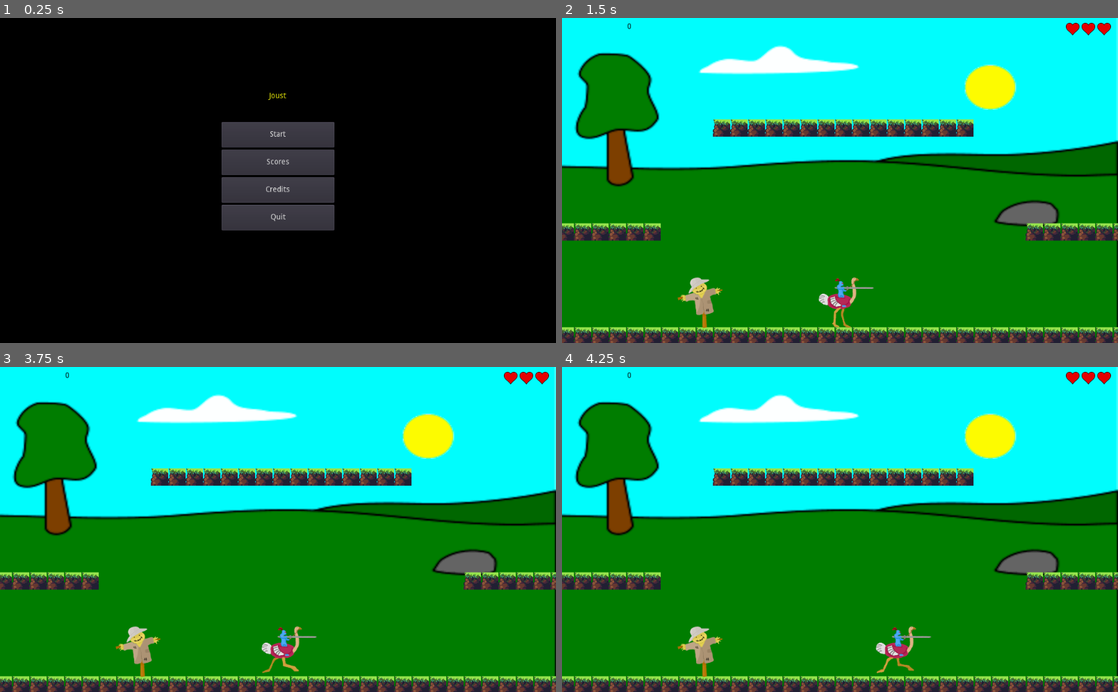
Above: before the commit, frames 1-4 (two rows, left to right).
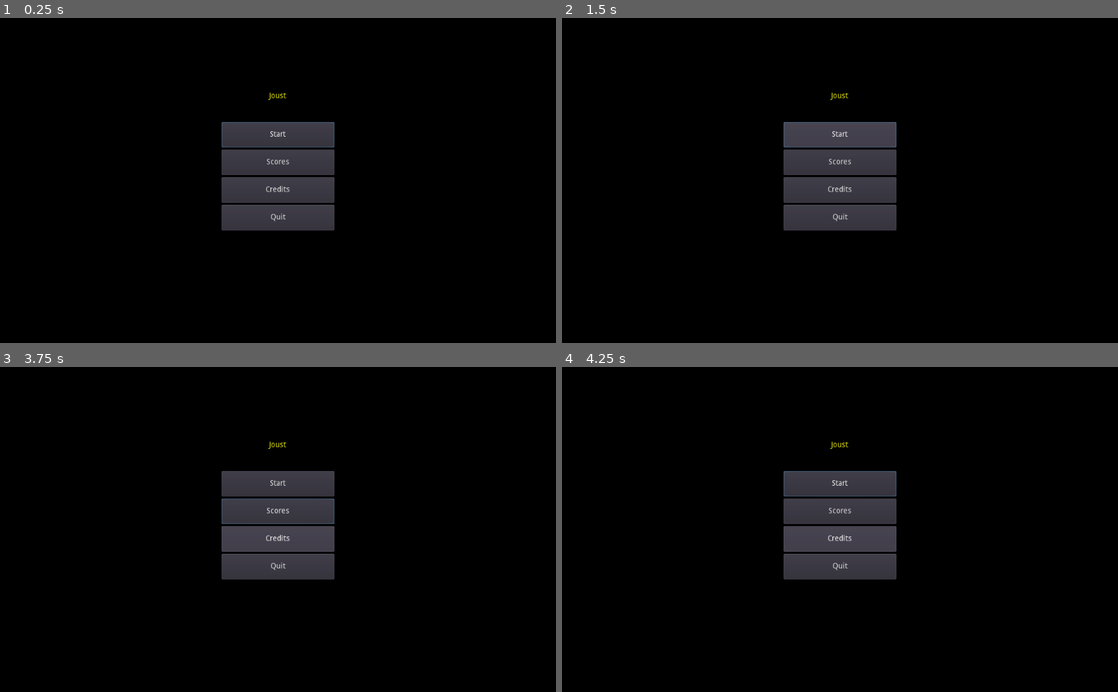
Above: after the commit, the same moments.

Repository: agoryu/Joust
Game: Godot game, scene res://Screens/Menu.tscn
Same seed, same stepped clock (60 frames per second), same inputs: the game is played once before the commit and once after it.
Inputs (mouse positions are in pixels of both pictures, inside the frame that each line leads up to):
- Up to frame 1 (0.25 s): no input
- Up to frame 2 (1.5 s): click "Start" at 0.5 s; click (840, 135) at 1.25 s, where only the run after the commit has a clickable "Start"
- Up to frame 3 (3.75 s): click (278, 510) at 2 s, where only the run after the commit has a clickable "Scores"; click (278, 539) at 2.75 s, where only the run after the commit has a clickable "Credits"; tap Enter (ui_accept) at 3.5 s; hold Right (ui_right) from 3.53 s (still down); hold Enter (ui_accept) from 3.53 s (still down)
- Up to frame 4 (4.25 s): keep holding Right (ui_right); keep holding Enter (ui_accept)

The runs differ from the first frame. In frame 1, less than 0.1% of the frame differs, in the area x 39-61%, y 32-40%; in frame 2, 100%, in the area x 0-100%, y 0-100%; in frame 3, 99%; in frame 4, 99%.

Commit message:
ajout du menu pause

Diff:
--- a/Actors/Actor.gd
+++ b/Actors/Actor.gd
@@ -5,7 +5,7 @@
 onready var screen_size = get_viewport_rect().size
 
 export (int) var gravity = 3000.0
-export var speed: = Vector2(300.0, 600.0)
+export var speed: = Vector2(400.0, 600.0)
 export var acceleration = 7
 export var NB_JUMP_MAX = 5
 
--- a/Actors/Player.gd
+++ b/Actors/Player.gd
@@ -15,7 +15,7 @@
 	current_direction = Input.get_action_strength("ui_right") - Input.get_action_strength("ui_left")
 	return Vector2(
 		current_direction,
-		-1.0 if Input.get_action_strength("ui_up") else 1.0 #and is_on_floor() else 1.0
+		-1.0 if Input.get_action_strength("ui_up") || Input.get_action_strength("ui_accept") else 1.0 #and is_on_floor() else 1.0
 	)
 
 func calculate_move_velocity():
@@ -66,6 +66,7 @@
 
 func _on_Spear_body_entered(body):
 	body.die()
+	Game.shake_screen()
 
 func _on_Horse_area_entered(area):
 	_velocity.x *= -2
--- a/Actors/Player.tscn
+++ b/Actors/Player.tscn
@@ -25,14 +25,14 @@
 
 [sub_resource type="SpriteFrames" id=4]
 animations = [ {
+"frames": [ ExtResource( 5 ) ],
+"loop": true,
+"name": "jump",
+"speed": 5.0
+}, {
 "frames": [ SubResource( 1 ), SubResource( 2 ), SubResource( 3 ) ],
 "loop": true,
 "name": "run",
-"speed": 5.0
-}, {
-"frames": [ ExtResource( 5 ) ],
-"loop": true,
-"name": "jump",
 "speed": 5.0
 } ]
 
--- a/Game/Game.gd
+++ b/Game/Game.gd
@@ -4,6 +4,7 @@
 signal enemy_kill
 signal game_over
 signal player_touch
+signal shake_screen
 
 var score = 0 setget set_score
 var life = 3
@@ -21,3 +22,6 @@
 	life -= 1
 	if life == 0:
 		emit_signal("game_over")
+
+func shake_screen():
+	emit_signal("shake_screen")
--- a/Game/Joust.tscn
+++ b/Game/Joust.tscn
@@ -1,9 +1,10 @@
-[gd_scene load_steps=5 format=2]
+[gd_scene load_steps=6 format=2]
 
 [ext_resource path="res://Level/Level1.tscn" type="PackedScene" id=1]
 [ext_resource path="res://Actors/Player.tscn" type="PackedScene" id=2]
 [ext_resource path="res://Screens/UI.tscn" type="PackedScene" id=3]
 [ext_resource path="res://Game/Joust.gd" type="Script" id=4]
+[ext_resource path="res://Game/Camera2D.gd" type="Script" id=5]
 
 [node name="Joust" type="Node2D"]
 script = ExtResource( 4 )
@@ -13,8 +14,17 @@
 [node name="Player" parent="." instance=ExtResource( 2 )]
 position = Vector2( 511, 522 )
 
-[node name="CanvasLayer" type="CanvasLayer" parent="."]
+[node name="Camera2D" type="Camera2D" parent="."]
+position = Vector2( 511, 304 )
+current = true
+script = ExtResource( 5 )
 
-[node name="UI" parent="CanvasLayer" instance=ExtResource( 3 )]
+[node name="CanvasLayer" type="CanvasLayer" parent="Camera2D"]
 
-[connection signal="retry" from="CanvasLayer/UI" to="." method="_on_UI_retry"]
+[node name="UI" parent="Camera2D/CanvasLayer" instance=ExtResource( 3 )]
+
+[node name="Timer" type="Timer" parent="Camera2D"]
+wait_time = 0.5
+one_shot = true
+
+[connection signal="retry" from="Camera2D/CanvasLayer/UI" to="." method="_on_UI_retry"]
--- a/Level/Level1.gd
+++ b/Level/Level1.gd
@@ -6,6 +6,9 @@
 onready var Puppet = load("res://Actors/Puppet.tscn")
 onready var Armor_Puppet = load("res://Actors/ArmorPuppet.tscn")
 onready var Ostrich_Enemy = load("res://Actors/OstrichEnemy.tscn")
+onready var background = $Background
+
+var time : float = 90.0
 
 var spawn_index: int = 1#rand_range(0, 4)
 
@@ -31,3 +34,8 @@
 	enemy.position = position_enemy
 	add_child(enemy)
 	spawn_index = (spawn_index + 1) % 4
+
+func _process(delta):
+	time += 0.001
+	time = fmod(time, 240.0)
+	background.material.set_shader_param("time", time)
--- a/Level/Level1.tscn
+++ b/Level/Level1.tscn
@@ -1,13 +1,18 @@
-[gd_scene load_steps=6 format=2]
+[gd_scene load_steps=8 format=2]
 
 [ext_resource path="res://Level/Assets/platform.png" type="Texture" id=1]
 [ext_resource path="res://Level/Level1.gd" type="Script" id=2]
-[ext_resource path="res://Level/Assets/land.png" type="Texture" id=3]
+[ext_resource path="res://Level/Assets/background.png" type="Texture" id=3]
+[ext_resource path="res://Level/Shader/sky_color.shader" type="Shader" id=4]
 
-[sub_resource type="ConvexPolygonShape2D" id=1]
+[sub_resource type="ShaderMaterial" id=1]
+shader = ExtResource( 4 )
+shader_param/time = 0.0
+
+[sub_resource type="ConvexPolygonShape2D" id=2]
 points = PoolVector2Array( 0, 0, 32, 0, 32, 32, 0, 32 )
 
-[sub_resource type="TileSet" id=2]
+[sub_resource type="TileSet" id=3]
 0/name = "platform.png 0"
 0/texture = ExtResource( 1 )
 0/tex_offset = Vector2( 0, 0 )
@@ -42,7 +47,8 @@
 [node name="Level1" type="Node2D"]
 script = ExtResource( 2 )
 
-[node name="TextureRect" type="TextureRect" parent="."]
+[node name="Background" type="TextureRect" parent="."]
+material = SubResource( 1 )
 margin_right = 40.0
 margin_bottom = 40.0
 texture = ExtResource( 3 )
--- a/Screens/Menu.gd
+++ b/Screens/Menu.gd
@@ -1,8 +1,30 @@
 extends Control
 
+export var level_scene = "res://Game/Joust.tscn"
+onready var buttons : Array = [
+	$VBoxContainer/Start,
+	$VBoxContainer/Scores,
+	$VBoxContainer/Credits,
+	$VBoxContainer/Quit
+]
+onready var nb_button = buttons.size()
+onready var timer : Timer = $Timer
 onready var tree = get_tree()
 
-export var level_scene = "res://Game/Joust.tscn"
+var button_selected : int = 0
+
+func _process(delta):
+	buttons[button_selected].grab_focus()
+	if Input.is_action_pressed("ui_accept"):
+		buttons[button_selected].pressed = true
+
+	if (Input.is_action_pressed("ui_down") or Input.is_action_pressed("ui_right")) and timer.is_stopped():
+		timer.start()
+		button_selected = wrapi(button_selected + 1, 0, nb_button)
+
+	if (Input.is_action_pressed("ui_up") or Input.is_action_pressed("ui_left")) and timer.is_stopped():
+		timer.start()
+		button_selected = wrapi(button_selected - 1, 0, nb_button)
 
 func _on_Start_button_up():
 	tree.change_scene(level_scene)
--- a/Screens/Menu.tscn
+++ b/Screens/Menu.tscn
@@ -83,5 +83,9 @@
 "_edit_use_anchors_": false
 }
 
+[node name="Timer" type="Timer" parent="."]
+wait_time = 0.2
+one_shot = true
+
 [connection signal="button_up" from="VBoxContainer/Start" to="." method="_on_Start_button_up"]
 [connection signal="button_up" from="VBoxContainer/Quit" to="." method="_on_Quit_button_up"]
--- a/Screens/UI.gd
+++ b/Screens/UI.gd
@@ -2,10 +2,28 @@
 
 signal retry
 
+const menu_scene : String = "res://Screens/Menu.tscn"
+onready var tree := get_tree()
 onready var score_label = $Score
 onready var overlay = $Overlay
 onready var game_over_ui = $Overlay/GameOver
 onready var lives = [$HBoxContainer/Heart1, $HBoxContainer/Heart2, $HBoxContainer/Heart3]
+onready var pause_menu = $Overlay/Pause
+
+onready var pause_buttons = [
+	$Overlay/Pause/VBoxContainer/Continue,
+	$Overlay/Pause/VBoxContainer/Retry,
+	$Overlay/Pause/VBoxContainer/Menu
+]
+onready var nb_pause_button = pause_buttons.size()
+onready var pause_timer = $Overlay/Pause/Timer
+var pause_button_selected : int = 0
+
+var paused :bool = false setget set_paused
+
+func _unhandled_input(event):
+	if event.is_action_pressed("ui_cancel"):
+		make_pause()
 
 func _ready():
 	Game.connect("score_updated", self, "update_score")
@@ -26,3 +44,36 @@
 
 func _on_Retry_button_up():
 	emit_signal("retry")
+
+func _process(delta):
+	if pause_menu.visible:
+		control_menu()
+
+func control_menu():
+	pause_buttons[pause_button_selected].grab_focus()
+	if Input.is_action_pressed("ui_accept"):
+		pause_buttons[pause_button_selected].pressed = true
+
+	if (Input.is_action_pressed("ui_down") or Input.is_action_pressed("ui_right")) and pause_timer.is_stopped():
+		pause_timer.start()
+		pause_button_selected = wrapi(pause_button_selected + 1, 0, nb_pause_button)
+
+	if (Input.is_action_pressed("ui_up") or Input.is_action_pressed("ui_left")) and pause_timer.is_stopped():
+		pause_timer.start()
+		pause_button_selected = wrapi(pause_button_selected - 1, 0, nb_pause_button)
+
+func set_paused(value: bool):
+	paused = value
+	tree.paused = value
+	overlay.visible = value
+	pause_menu.visible = value
+
+func make_pause():
+	self.paused = !paused
+	tree.set_input_as_handled()
+
+func _on_Continue_button_up():
+	make_pause()
+
+func _on_Menu_button_up():
+	tree.change_scene(menu_scene)
--- a/Screens/UI.tscn
+++ b/Screens/UI.tscn
@@ -95,4 +95,67 @@
 "_edit_use_anchors_": false
 }
 
+[node name="Pause" type="Control" parent="Overlay"]
+pause_mode = 2
+visible = false
+anchor_right = 1.0
+anchor_bottom = 1.0
+__meta__ = {
+"_edit_use_anchors_": false
+}
+
+[node name="Title" type="Label" parent="Overlay/Pause"]
+anchor_left = 0.5
+anchor_top = 0.5
+anchor_right = 0.5
+anchor_bottom = 0.5
+margin_left = -23.7027
+margin_top = -123.703
+margin_right = 22.2973
+margin_bottom = -109.703
+text = "Paused"
+
+[node name="VBoxContainer" type="VBoxContainer" parent="Overlay/Pause"]
+anchor_left = 0.5
+anchor_top = 0.5
+anchor_right = 0.5
+anchor_bottom = 0.5
+margin_left = -72.0
+margin_top = -92.0
+margin_right = 73.0
+margin_bottom = 34.0
+__meta__ = {
+"_edit_use_anchors_": false
+}
+
+[node name="Continue" type="Button" parent="Overlay/Pause/VBoxContainer"]
+margin_right = 145.0
+margin_bottom = 39.0
+size_flags_horizontal = 3
+size_flags_vertical = 3
+text = "Continue"
+
+[node name="Retry" type="Button" parent="Overlay/Pause/VBoxContainer"]
+margin_top = 43.0
+margin_right = 145.0
+margin_bottom = 82.0
+size_flags_horizontal = 3
+size_flags_vertical = 3
+text = "Retry"
+
+[node name="Menu" type="Button" parent="Overlay/Pause/VBoxContainer"]
+margin_top = 86.0
+margin_right = 145.0
+margin_bottom = 126.0
+size_flags_horizontal = 3
+size_flags_vertical = 3
+text = "Menu"
+
+[node name="Timer" type="Timer" parent="Overlay/Pause"]
+wait_time = 0.2
+one_shot = true
+
 [connection signal="button_up" from="Overlay/GameOver/Retry" to="." method="_on_Retry_button_up"]
+[connection signal="button_up" from="Overlay/Pause/VBoxContainer/Continue" to="." method="_on_Continue_button_up"]
+[connection signal="button_up" from="Overlay/Pause/VBoxContainer/Retry" to="." method="_on_Retry_button_up"]
+[connection signal="button_up" from="Overlay/Pause/VBoxContainer/Menu" to="." method="_on_Menu_button_up"]
--- a/project.godot
+++ b/project.godot
@@ -58,6 +58,15 @@
 
 Game="*res://Game/Game.gd"
 
+[input]
+
+ui_up={
+"deadzone": 0.5,
+"events": [ Object(InputEventKey,"resource_local_to_scene":false,"resource_name":"","device":0,"alt":false,"shift":false,"control":false,"meta":false,"command":false,"pressed":false,"scancode":16777232,"unicode":0,"echo":false,"script":null)
+, Object(InputEventJoypadButton,"resource_local_to_scene":false,"resource_name":"","device":0,"button_index":12,"pressure":0.0,"pressed":false,"script":null)
+ ]
+}
+
 [layer_names]
 
 2d_physics/layer_1="player"
Not shown: 2 places in Level/Level1.tscn that only renumber resources
